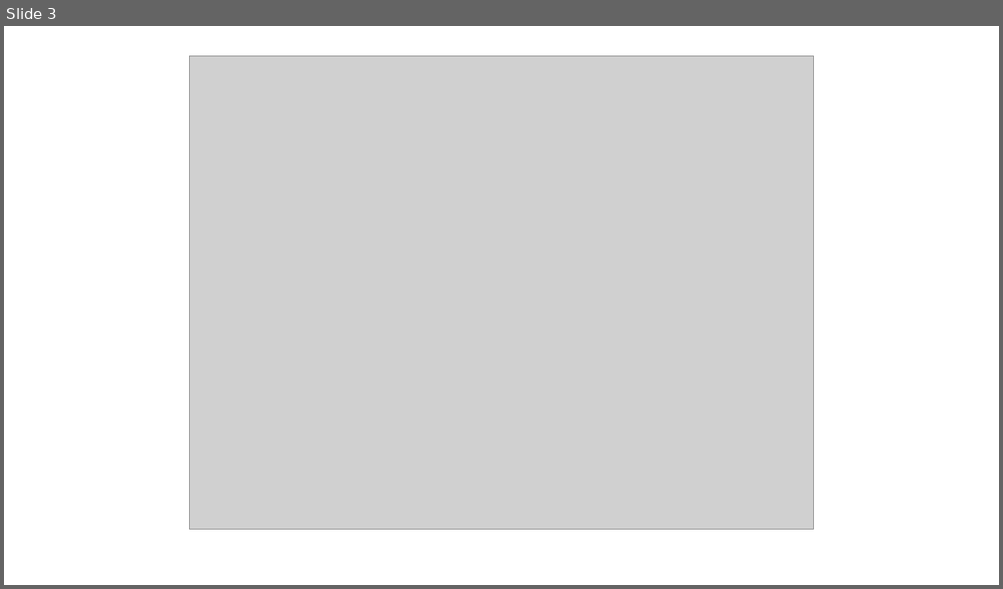
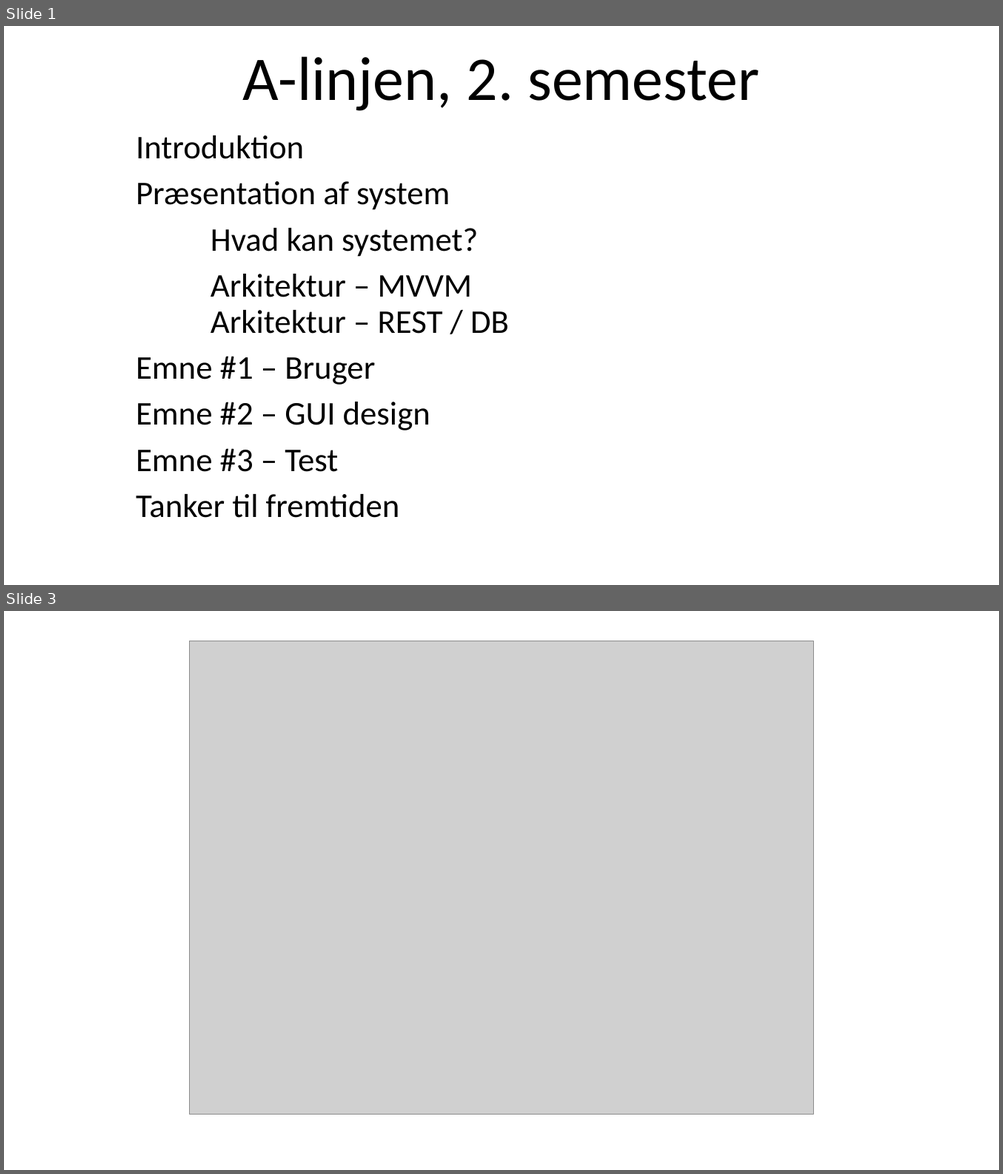
Before and after one commit to AndersSkovNielsen/RisoeProjektTeamA, a slide deck: Eksamensnoter/Powerpoint.pptx. Shown one above the other, each under a label of ours: slide 3 before the commit, slides 1 and 3 after it; the slides between them are not shown. The pictures are 1003x589 and 1003x1174 pixels, drawn with LibreOffice and Linux fonts; fonts in the diff are those of the drawing; grey boxes stand for pictures. Boxes give left, top, right and bottom in pixels: in the first picture for what was removed or moved away, otherwise in the second. Text is boxed around its words. In the diff, an @@ line names an element or a change of style, - is before the commit and + after.

```diff
--- a/Eksamensnoter/Powerpoint.pptx
+++ b/Eksamensnoter/Powerpoint.pptx
@@ slide 1 added at (4,26,999,585), background #FFFFFF @@
@@ title added at (243,56,760,111), 60 pt, text #000000 @@
+A-linjen, 2. semester
@@ subtitle added at (136,136,509,518), 32 pt, text #000000 @@
+Introduktion
+Præsentation af system
+Hvad kan systemet?
+Arkitektur – MVVM
+Arkitektur – REST / DB
+Emne #1 – Bruger
+Emne #2 – GUI design
+Emne #3 – Test
+Tanker til fremtiden
```
Also in this commit, not shown: 2 slides changed, 2 other slides added, 1 slide removed, 2 other files.
